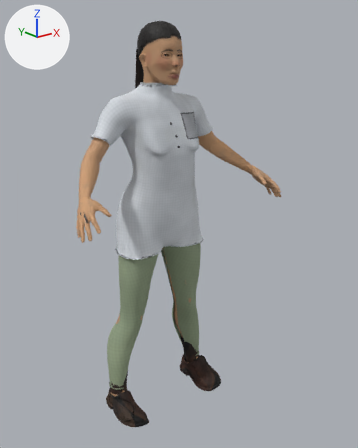
A saved change to the glTF model studio/public/assets/characters/char.female-dewasa/char.female-dewasa.glb.
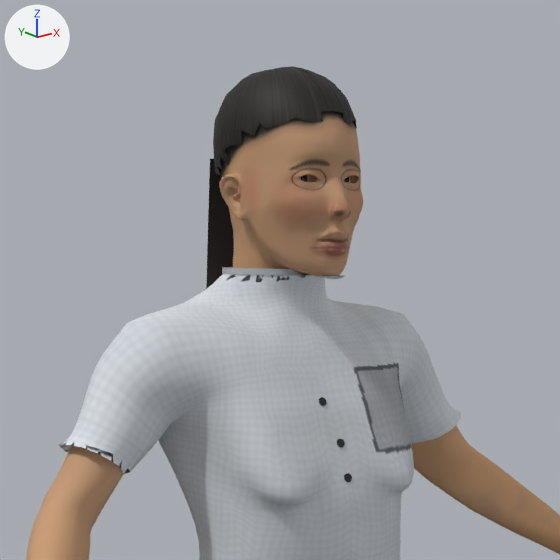
Old and new are each drawn whole from a 50 mm lens placed at (-1.18, -1.64, 1.442), pointed at (0.039, -0.117, 0.833) and again close up on the part from 20% to 68% of the width and 0% to 38% of the height. The lights are fixed; the arrows at upper left show +X, +Y and +Z. The older version's two pictures come first. Vertices at exactly the same position are counted once.

Before the edit, the objects in view are built like this:
```python
me_char_female_dewasa = bpy.data.meshes.new('char.female-dewasa')
me_char_female_dewasa.from_pydata(...)  # 21342 vertices, 41029 faces; spans x -0.48..0.48, y -0.31..0.11, z -0.01..1.61
me_char_female_dewasa.materials.append(mat_skin)
me_char_female_dewasa.materials.append(mat_cloth_shirt_short)
me_char_female_dewasa.materials.append(mat_cloth_shirt_short_trim)
me_char_female_dewasa.materials.append(mat_cloth_shirt_short_buttons)
me_char_female_dewasa.materials.append(mat_cloth_pants)
me_char_female_dewasa.materials.append(mat_cloth_pants_trim)
me_char_female_dewasa.materials.append(mat_cloth_shoes01)
me_char_female_dewasa.materials.append(mat_sclera_l)
me_char_female_dewasa.materials.append(mat_iris_l)
me_char_female_dewasa.materials.append(mat_sclera_r)
me_char_female_dewasa.materials.append(mat_iris_r)
me_char_female_dewasa.materials.append(mat_hair)
me_char_female_dewasa.materials.append(mat_hair_long)
ob_char_female_dewasa_mesh = bpy.data.objects.new('char.female-dewasa-mesh', me_char_female_dewasa)
ob_char_female_dewasa_mesh.location = (0.0, 0.0, 0.0)
```
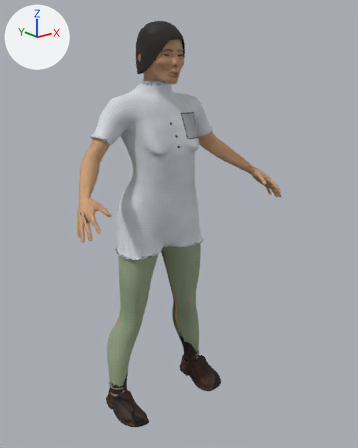
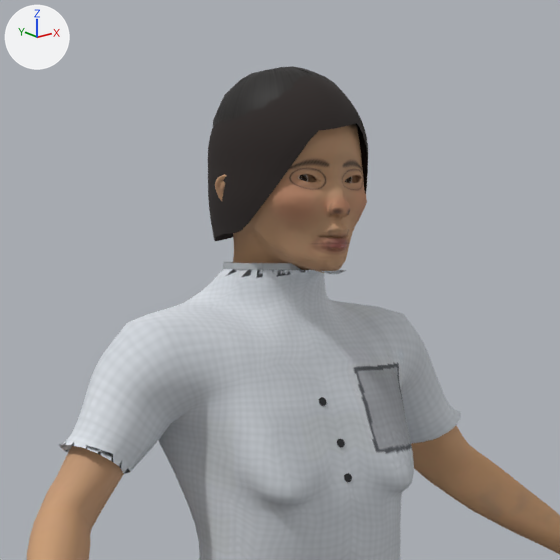
What differs and where, as boxes (x1, y1, x2, y2) in the close-ups (560 x 560 px; the box of a moved part takes in the faces that stretch with it):
part 1 of me_char_female_dewasa, moved or reshaped: before (206, 85, 363, 312); after (208, 73, 368, 312)
part 2 of me_char_female_dewasa, surface changed: before (210, 175, 360, 286); after (216, 175, 352, 241)

The change, as a list of edits to the scene's bpy script:
```text
Change me_char_female_dewasa:
    used by ob_char_female_dewasa_mesh; location = (0.0, 0.0, 0.0)
    remove me_char_female_dewasa.from_pydata(...)  # 21342 vertices, 41029 faces; spans x -0.48..0.48, y -0.31..0.11, z -0.01..1.61
    add me_char_female_dewasa.from_pydata(...)  # 22241 vertices, 42733 faces; spans x -0.48..0.48, y -0.31..0.11, z -0.01..1.61
    me_char_female_dewasa part 1: 679 vertices moved from x -0.08..0.08, y -0.16..0.05, z 1.28..1.58 to x -0.09..0.09, y -0.16..0.05, z 1.36..1.58; 842 vertices removed from x -0.08..0.08, y -0.16..0.06, z 1.09..1.57; 1741 vertices added at x -0.09..0.09, y -0.16..0.06, z 1.36..1.61
    me_char_female_dewasa part 2: 355 kept faces spanning x -0.04..0.08, y -0.15..0.05, z 1.42..1.5 get new texture (UV) coordinates
```
